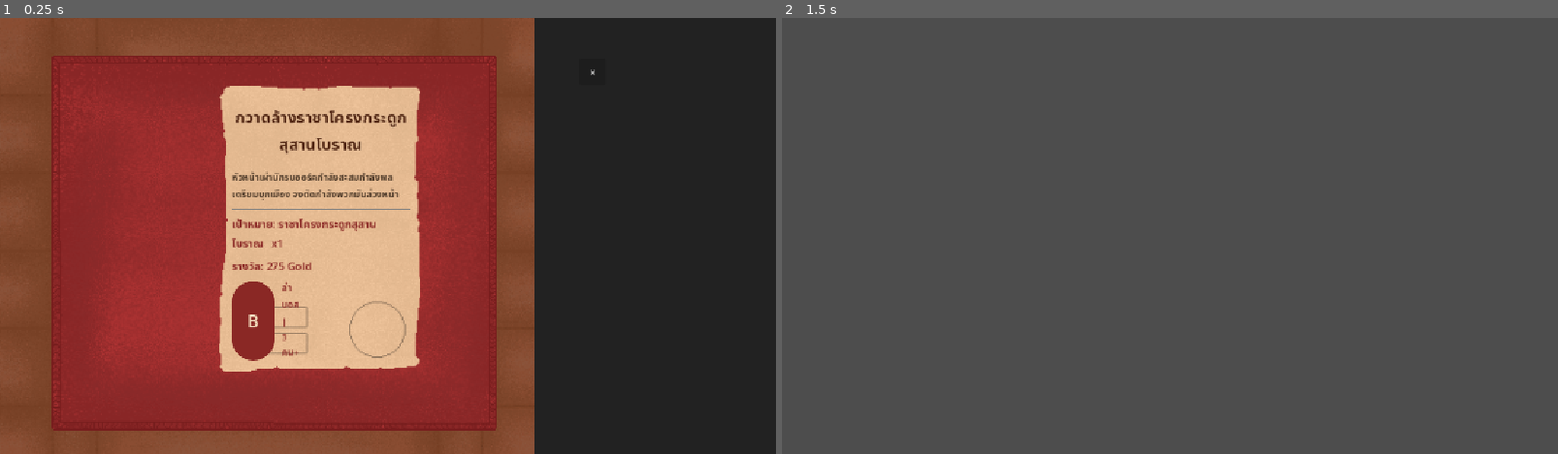
Above: before the commit, frames 1-2 (left to right).
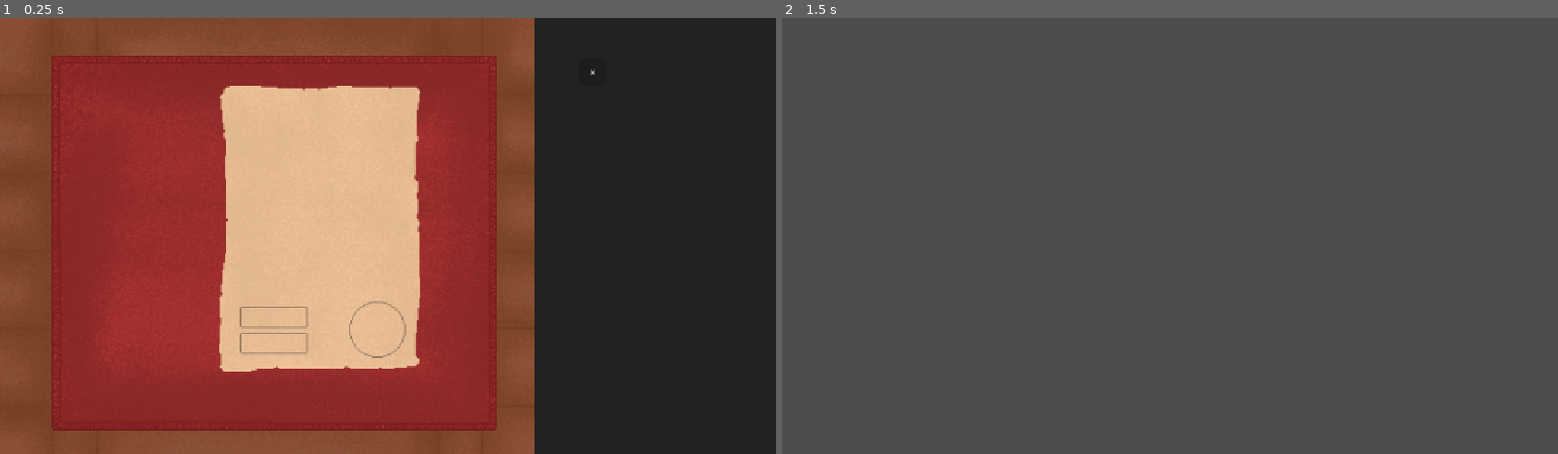
Above: after the commit, the same moments.

Repository: perapol-p/Paper-Quest
Game: Godot game, scene res://quests/quest_inspect.tscn
Two runs of this game, one before a commit and one after it. Both use one fixed random seed, a clock stepped at 60 frames per second and the inputs below. This scene is started directly instead of the project's main scene.
Inputs (mouse positions are in pixels of both pictures, inside the frame that each line leads up to):
- Up to frame 1 (0.25 s): no input
- Up to frame 2 (1.5 s): click "×" at 0.5 s; tap Enter at 1.25 s; move the mouse to (1340, 214) at 1.27 s; tap Z (Approve, bound only after the commit) at 1.35 s; click (1340, 214) at 1.42 s

The runs differ from the first frame. In frame 1, 2.4% of the frame differs, in the area x 29-53%, y 21-79%; in frame 2, nothing differs.

Commit message:
StampManager

Diff:
--- a/paper-quest/main.tscn
+++ b/paper-quest/main.tscn
@@ -4,14 +4,19 @@
 [ext_resource type="PackedScene" uid="uid://d4moy76nup1f7" path="res://obj.tscn" id="2_h2yge"]
 [ext_resource type="PackedScene" uid="uid://c6b1q7v8x2m3n" path="res://quests/quest_board.tscn" id="3_qboard"]
 [ext_resource type="Texture2D" uid="uid://daqlybl4dgqdi" path="res://Assets/Picture/Guild BG/Wall.png" id="4_wallbg"]
-[ext_resource type="PackedScene" path="res://quests/quest_paper_small.tscn" id="5_papersmall"]
+[ext_resource type="PackedScene" uid="uid://c8f2n5uawql4h" path="res://quests/quest_paper_small.tscn" id="5_papersmall"]
 [ext_resource type="Texture2D" uid="uid://caflij2t4ghfg" path="res://Assets/Picture/Table BG/Table.png" id="6_tablebg"]
 [ext_resource type="Texture2D" uid="uid://burheb4vxa5m1" path="res://Assets/Picture/Table BG/Placemat.png" id="7_placemat"]
+[ext_resource type="Script" uid="uid://lmf0xl47tc4m" path="res://stamp_manager.gd" id="8_4c57u"]
+[ext_resource type="Texture2D" uid="uid://b5fucwic6pcws" path="res://Assets/Picture/Items/Stamp/Stamp_A.png" id="8_kek77"]
+[ext_resource type="Texture2D" uid="uid://gqdaonujebi7" path="res://Assets/Picture/Items/Stamp/Stamp_D.png" id="9_4c57u"]
+
+[sub_resource type="RectangleShape2D" id="RectangleShape2D_uj6oh"]
+size = Vector2(106, 33)
 
 [node name="Main" type="Node2D" unique_id=1758480046]
 
-[node name="Background" type="TextureRect" parent="."]
-layout_mode = 1
+[node name="Background" type="TextureRect" parent="." unique_id=1533063679]
 anchors_preset = 15
 anchor_right = 1.0
 anchor_bottom = 1.0
@@ -21,18 +26,19 @@
 texture = ExtResource("4_wallbg")
 expand_mode = 1
 stretch_mode = 6
+metadata/_edit_use_anchors_ = true
 
-[node name="TableArea" type="Control" parent="."]
-layout_mode = 1
-anchors_preset = 15
+[node name="TableArea" type="Control" parent="." unique_id=931389738]
+layout_mode = 3
 anchor_left = 0.5
 anchor_right = 1.0
 anchor_bottom = 1.0
 grow_horizontal = 2
 grow_vertical = 2
 mouse_filter = 2
+metadata/_edit_use_anchors_ = true
 
-[node name="TableBG" type="TextureRect" parent="TableArea"]
+[node name="TableBG" type="TextureRect" parent="TableArea" unique_id=437711169]
 layout_mode = 1
 anchors_preset = 15
 anchor_right = 1.0
@@ -43,8 +49,9 @@
 texture = ExtResource("6_tablebg")
 expand_mode = 1
 stretch_mode = 5
+metadata/_edit_use_anchors_ = true
 
-[node name="Placemat" type="TextureRect" parent="TableArea"]
+[node name="Placemat" type="TextureRect" parent="TableArea" unique_id=1132421251]
 layout_mode = 1
 anchors_preset = 15
 anchor_right = 1.0
@@ -55,6 +62,7 @@
 texture = ExtResource("7_placemat")
 expand_mode = 1
 stretch_mode = 5
+metadata/_edit_use_anchors_ = true
 
 [node name="QuestBoard" parent="." unique_id=443051214 instance=ExtResource("3_qboard")]
 visible = false
@@ -71,5 +79,32 @@
 [node name="Obj3" parent="ObjMananger" unique_id=1260791783 instance=ExtResource("2_h2yge")]
 position = Vector2(136, 253)
 
-[node name="QuestPaperSmall" parent="ObjMananger" instance=ExtResource("5_papersmall")]
+[node name="QuestPaperSmall" parent="ObjMananger" unique_id=562175 instance=ExtResource("5_papersmall")]
 position = Vector2(150, 500)
+
+[node name="StampManager" type="Node2D" parent="ObjMananger" unique_id=821298446]
+script = ExtResource("8_4c57u")
+
+[node name="StampD" type="Node2D" parent="ObjMananger/StampManager" unique_id=1634686490]
+position = Vector2(319, 572)
+
+[node name="Sprite2D" type="Sprite2D" parent="ObjMananger/StampManager/StampD" unique_id=579423958]
+texture = ExtResource("9_4c57u")
+
+[node name="Area2D" type="Area2D" parent="ObjMananger/StampManager/StampD" unique_id=110718149]
+
+[node name="CollisionShape2D" type="CollisionShape2D" parent="ObjMananger/StampManager/StampD/Area2D" unique_id=361818922]
+position = Vector2(0, -0.5)
+shape = SubResource("RectangleShape2D_uj6oh")
+
+[node name="StampA" type="Node2D" parent="ObjMananger/StampManager" unique_id=966396235]
+position = Vector2(316, 507)
+
+[node name="Sprite2D" type="Sprite2D" parent="ObjMananger/StampManager/StampA" unique_id=1452018324]
+texture = ExtResource("8_kek77")
+
+[node name="Area2D" type="Area2D" parent="ObjMananger/StampManager/StampA" unique_id=936663510]
+
+[node name="CollisionShape2D" type="CollisionShape2D" parent="ObjMananger/StampManager/StampA/Area2D" unique_id=60755954]
+position = Vector2(0, -0.5)
+shape = SubResource("RectangleShape2D_uj6oh")
--- /dev/null
+++ b/paper-quest/paper_anchor.gd
@@ -0,0 +1,18 @@
+@tool
+extends Node2D
+
+@export_node_path("Control") var paper_path: NodePath
+@export_node_path("Area2D") var hitbox_path: NodePath
+
+
+func _process(_delta: float) -> void:
+	if paper_path.is_empty() or hitbox_path.is_empty():
+		return
+
+	var paper := get_node_or_null(paper_path) as Control
+	var hitbox := get_node_or_null(hitbox_path) as Area2D
+
+	if paper == null or hitbox == null:
+		return
+
+	hitbox.global_position = paper.global_position
--- a/paper-quest/project.godot
+++ b/paper-quest/project.godot
@@ -24,6 +24,19 @@
 window/stretch/mode="canvas_items"
 window/stretch/aspect="expand"
 
+[input]
+
+Approve={
+"deadzone": 0.2,
+"events": [Object(InputEventKey,"resource_local_to_scene":false,"resource_name":"","device":-1,"window_id":0,"alt_pressed":false,"shift_pressed":false,"ctrl_pressed":false,"meta_pressed":false,"pressed":false,"keycode":0,"physical_keycode":90,"key_label":0,"unicode":122,"location":0,"echo":false,"script":null)
+]
+}
+Decline={
+"deadzone": 0.2,
+"events": [Object(InputEventKey,"resource_local_to_scene":false,"resource_name":"","device":-1,"window_id":0,"alt_pressed":false,"shift_pressed":false,"ctrl_pressed":false,"meta_pressed":false,"pressed":false,"keycode":0,"physical_keycode":88,"key_label":0,"unicode":120,"location":0,"echo":false,"script":null)
+]
+}
+
 [physics]
 
 3d/physics_engine="Jolt Physics"
--- a/paper-quest/quests/quest_inspect.gd
+++ b/paper-quest/quests/quest_inspect.gd
@@ -11,6 +11,7 @@
 
 var quest_data: QuestData
 
+
 @onready var title_label: Label = $Center/Panel/PaperInfo/Content/VBox/TitleLabel
 @onready var desc_label: Label = $Center/Panel/PaperInfo/Content/VBox/DescLabel
 @onready var target_label: Label = $Center/Panel/PaperInfo/Content/VBox/TargetLabel
@@ -19,6 +20,7 @@
 @onready var rank_text_label: Label = $Center/Panel/PaperInfo/Content/VBox/RankRow/RankTextLabel
 @onready var close_button: Button = $Center/Panel/CloseButton
 @onready var dim: ColorRect = $Dim
+
 
 
 func _ready() -> void:
--- a/paper-quest/quests/quest_inspect.tscn
+++ b/paper-quest/quests/quest_inspect.tscn
@@ -78,7 +78,6 @@
 stretch_mode = 6
 
 [node name="PaperInfo" type="Control" parent="Center/Panel" unique_id=63595030]
-script = ExtResource("5_paperinfo")
 layout_mode = 1
 anchors_preset = 15
 anchor_right = 1.0
@@ -89,7 +88,8 @@
 offset_bottom = -68.45093
 grow_horizontal = 2
 grow_vertical = 2
-mouse_filter = 0
+mouse_filter = 2
+script = ExtResource("5_paperinfo")
 
 [node name="Paper" type="TextureRect" parent="Center/Panel/PaperInfo" unique_id=63595031]
 layout_mode = 1
@@ -103,6 +103,7 @@
 stretch_mode = 6
 
 [node name="Content" type="MarginContainer" parent="Center/Panel/PaperInfo" unique_id=986335782]
+visible = false
 layout_mode = 1
 anchors_preset = -1
 anchor_left = 0.0448
--- a/paper-quest/quests/quest_paper_small.gd
+++ b/paper-quest/quests/quest_paper_small.gd
@@ -29,6 +29,8 @@
 var small_shape := RectangleShape2D.new()
 var expanded_shape := RectangleShape2D.new()
 
+var stamps: Array[Sprite2D] = []
+
 @onready var sprite: Sprite2D = $Sprite2D
 @onready var area: Area2D = $Area2D
 @onready var collision_shape: CollisionShape2D = $Area2D/CollisionShape2D
@@ -43,6 +45,7 @@
 func _ready() -> void:
 	screen_size = get_viewport_rect().size
 	home_position = position
+
 
 	if quest_data == null:
 		quest_data = QuestDatabase.generate_random_quest()
@@ -96,6 +99,9 @@
 	collision_shape.shape = small_shape
 	info_panel.visible = false
 
+	for stamp in stamps:
+		stamp.visible = false
+
 
 func _apply_expanded_visual() -> void:
 	sprite.texture = PaperBigTexture
@@ -103,10 +109,15 @@
 	collision_shape.shape = expanded_shape
 	info_panel.visible = true
 
+	for stamp in stamps:
+		stamp.visible = true
+
 	var half_size: Vector2 = PaperBigTexture.get_size() * expanded_scale * 0.5
 	var margin: float = expanded_content_margin
+
 	info_panel.position = -half_size + Vector2(margin, margin)
 	info_panel.size = half_size * 2.0 - Vector2(margin, margin) * 2.0
+
 
 
 func _refresh_labels() -> void:
@@ -117,3 +128,8 @@
 	target_label.text = "เป้าหมาย: %s   x%d" % [quest_data.target_name, quest_data.target_count]
 	reward_label.text = "รางวัล: %d Gold" % quest_data.reward_gold
 	rank_label.text = "Rank %s | %s | %s" % [quest_data.quest_rank, quest_data.category_text, quest_data.rank_text]
+
+
+#Stamp
+func add_stamp(stamp: Sprite2D) -> void:
+	stamps.append(stamp)
--- a/paper-quest/quests/quest_paper_small.tscn
+++ b/paper-quest/quests/quest_paper_small.tscn
@@ -1,28 +1,44 @@
-[gd_scene format=3 uid="uid://c8f2n5t9wql4h"]
+[gd_scene format=3 uid="uid://c8f2n5uawql4h"]
 
 [ext_resource type="Texture2D" uid="uid://dijp5g71wlko" path="res://Assets/Picture/Items/Small/Paper_Small.png" id="1_papersmall"]
-[ext_resource type="Script" path="res://quests/quest_paper_small.gd" id="2_paperscript"]
+[ext_resource type="Script" uid="uid://bcybanrjstg21" path="res://quests/quest_paper_small.gd" id="2_paperscript"]
 
 [sub_resource type="RectangleShape2D" id="RectangleShape2D_papersmall"]
 size = Vector2(178, 48)
 
-[node name="QuestPaperSmall" type="Node2D"]
+[sub_resource type="RectangleShape2D" id="RectangleShape2D_uj6oh"]
+size = Vector2(56, 29)
+
+[node name="QuestPaperSmall" type="Node2D" unique_id=1659032309]
 script = ExtResource("2_paperscript")
 
-[node name="Sprite2D" type="Sprite2D" parent="."]
+[node name="Sprite2D" type="Sprite2D" parent="." unique_id=762460439]
 scale = Vector2(2.5, 2.5)
 texture = ExtResource("1_papersmall")
 
-[node name="Area2D" type="Area2D" parent="."]
+[node name="Area2D" type="Area2D" parent="." unique_id=1840135422]
 
-[node name="CollisionShape2D" type="CollisionShape2D" parent="Area2D"]
+[node name="CollisionShape2D" type="CollisionShape2D" parent="Area2D" unique_id=491605689]
 shape = SubResource("RectangleShape2D_papersmall")
 
-[node name="InfoPanel" type="Control" parent="."]
+[node name="StampHitBox" type="Area2D" parent="." unique_id=776073958]
+position = Vector2(-58, 113)
+
+[node name="CollisionShape2D2" type="CollisionShape2D" parent="StampHitBox" unique_id=1635660675]
+position = Vector2(-15, -0.5)
+shape = SubResource("RectangleShape2D_uj6oh")
+
+[node name="CollisionShape2D3" type="CollisionShape2D" parent="StampHitBox" unique_id=1415126511]
+position = Vector2(-1, 34)
+shape = SubResource("RectangleShape2D_uj6oh")
+
+[node name="InfoPanel" type="Control" parent="." unique_id=863955328]
 visible = false
+layout_mode = 3
+anchors_preset = 0
 mouse_filter = 2
 
-[node name="Content" type="MarginContainer" parent="InfoPanel"]
+[node name="Content" type="MarginContainer" parent="InfoPanel" unique_id=518250557]
 layout_mode = 1
 anchors_preset = 15
 anchor_right = 1.0
@@ -35,12 +51,12 @@
 theme_override_constants/margin_right = 6
 theme_override_constants/margin_bottom = 6
 
-[node name="VBox" type="VBoxContainer" parent="InfoPanel/Content"]
+[node name="VBox" type="VBoxContainer" parent="InfoPanel/Content" unique_id=1027561412]
 layout_mode = 2
 mouse_filter = 2
 theme_override_constants/separation = 6
 
-[node name="TitleLabel" type="Label" parent="InfoPanel/Content/VBox"]
+[node name="TitleLabel" type="Label" parent="InfoPanel/Content/VBox" unique_id=1312651477]
 layout_mode = 2
 theme_override_colors/font_color = Color(0.302, 0.129, 0.055, 1)
 theme_override_colors/font_outline_color = Color(0.99, 0.93, 0.8, 0.6)
@@ -50,35 +66,35 @@
 horizontal_alignment = 1
 autowrap_mode = 2
 
-[node name="HSeparator1" type="HSeparator" parent="InfoPanel/Content/VBox"]
+[node name="HSeparator1" type="HSeparator" parent="InfoPanel/Content/VBox" unique_id=267722831]
 layout_mode = 2
 mouse_filter = 2
 
-[node name="DescLabel" type="Label" parent="InfoPanel/Content/VBox"]
+[node name="DescLabel" type="Label" parent="InfoPanel/Content/VBox" unique_id=1267403112]
 layout_mode = 2
 theme_override_colors/font_color = Color(0.298, 0.22, 0.153, 1)
 theme_override_font_sizes/font_size = 11
 text = "รายละเอียดเควส"
 autowrap_mode = 3
 
-[node name="HSeparator2" type="HSeparator" parent="InfoPanel/Content/VBox"]
+[node name="HSeparator2" type="HSeparator" parent="InfoPanel/Content/VBox" unique_id=854064106]
 layout_mode = 2
 mouse_filter = 2
 
-[node name="TargetLabel" type="Label" parent="InfoPanel/Content/VBox"]
+[node name="TargetLabel" type="Label" parent="InfoPanel/Content/VBox" unique_id=908939808]
 layout_mode = 2
 theme_override_colors/font_color = Color(0.541, 0.157, 0.145, 1)
 theme_override_font_sizes/font_size = 12
 text = "เป้าหมาย: - x0"
 autowrap_mode = 2
 
-[node name="RewardLabel" type="Label" parent="InfoPanel/Content/VBox"]
+[node name="RewardLabel" type="Label" parent="InfoPanel/Content/VBox" unique_id=1157715749]
 layout_mode = 2
 theme_override_colors/font_color = Color(0.541, 0.157, 0.145, 1)
 theme_override_font_sizes/font_size = 12
 text = "รางวัล: 0 Gold"
 
-[node name="RankLabel" type="Label" parent="InfoPanel/Content/VBox"]
+[node name="RankLabel" type="Label" parent="InfoPanel/Content/VBox" unique_id=229053254]
 layout_mode = 2
 theme_override_colors/font_color = Color(0.541, 0.157, 0.145, 1)
 theme_override_font_sizes/font_size = 11
--- /dev/null
+++ b/paper-quest/quests/stamp_hit_box.tscn
@@ -0,0 +1,15 @@
+[gd_scene format=3 uid="uid://cbi6pyg7vk88a"]
+
+[sub_resource type="RectangleShape2D" id="RectangleShape2D_5mibj"]
+size = Vector2(98, 29)
+
+[node name="StampHitBox" type="Area2D" unique_id=950736928]
+position = Vector2(35, -2)
+
+[node name="CollisionShape2D" type="CollisionShape2D" parent="." unique_id=2042907200]
+position = Vector2(0, -1)
+shape = SubResource("RectangleShape2D_5mibj")
+
+[node name="CollisionShape2D2" type="CollisionShape2D" parent="." unique_id=1154978082]
+position = Vector2(0, 38)
+shape = SubResource("RectangleShape2D_5mibj")
--- /dev/null
+++ b/paper-quest/stamp.gd
@@ -0,0 +1,19 @@
+extends Node2D
+
+func _ready() -> void:
+
+	$"../QuestInspect/Center/Panel/Paper/StampHitBox".mouse_entered.connect(OnMouseStamp)
+
+func OnMouseStamp() -> void:
+	print("Mouse Entered")
+
+func _input(event: InputEvent) -> void:
+	if Input.is_action_just_pressed("rightClick"):
+		print("right")
+		spawnStamp()
+
+func spawnStamp() -> void:
+	var stamp := Sprite2D.new()
+	stamp.texture = preload("res://Assets/Picture/Items/Stamp/Denied.png")
+	add_child(stamp)
+	stamp.global_position = get_global_mouse_position()
--- /dev/null
+++ b/paper-quest/stamp.tscn
@@ -0,0 +1,10 @@
+[gd_scene format=3 uid="uid://24mdm6iyhrpd"]
+
+[ext_resource type="Texture2D" uid="uid://b5fucwic6pcws" path="res://Assets/Picture/Items/Stamp/Stamp_A.png" id="1_nk6vt"]
+
+[node name="stamp" type="Node2D" unique_id=757836547]
+
+[node name="StampA" type="Sprite2D" parent="." unique_id=1949971732]
+position = Vector2(182, 114.5)
+scale = Vector2(1.0555556, 0.7352943)
+texture = ExtResource("1_nk6vt")
--- /dev/null
+++ b/paper-quest/stamp_a.gd
@@ -0,0 +1,14 @@
+extends Node2D
+
+
+# Called when the node enters the scene tree for the first time.
+func _ready() -> void:
+	pass # Replace with function body.
+
+
+# Called every frame. 'delta' is the elapsed time since the previous frame.
+func _process(delta: float) -> void:
+	pass
+
+func check_hitbox() -> void:
+	var hitbox = getNode
--- /dev/null
+++ b/paper-quest/stamp_code.gd
@@ -0,0 +1,18 @@
+extends Node2D
+
+func _ready() -> void:
+	$StampHitBox.mouse_entered.connect(OnMouseStamp)
+
+func OnMouseStamp() -> void:
+	print("Mouse Entered")
+
+func _input(event: InputEvent) -> void:
+	if Input.is_action_just_pressed("Approve"):
+		print("Z")
+		spawnStamp()
+
+func spawnStamp() -> void:
+	var stamp := Sprite2D.new()
+	stamp.texture = preload("res://Assets/Picture/Items/Stamp/Stamp_A.png")
+	add_child(stamp)
+	stamp.global_position = get_global_mouse_position()
--- /dev/null
+++ b/paper-quest/stamp_manager.gd
@@ -0,0 +1,201 @@
+extends Node2D
+
+
+# =========================
+# Stamp ที่ผู้เล่นลาก
+# =========================
+
+@onready var stamp_a: Node2D = $StampA
+@onready var stamp_d: Node2D = $StampD
+
+@onready var stamp_a_area: Area2D = $StampA/Area2D
+@onready var stamp_d_area: Area2D = $StampD/Area2D
+
+
+
+# =========================
+# จุดที่ต้องวางตรา
+# =========================
+
+@onready var stamp_hitbox: Area2D = $"../QuestPaperSmall/StampHitBox"
+
+
+# =========================
+# ตัวแปร
+# =========================
+
+var selected_stamp: Node2D = null
+var dragging := false
+var stamp_in_position := false
+
+var original_position_a: Vector2
+var original_position_d: Vector2
+
+
+func _ready() -> void:
+
+	# จำตำแหน่งเดิม
+	original_position_a = stamp_a.global_position
+	original_position_d = stamp_d.global_position
+
+	# รับการคลิกของ StampA / StampD
+	stamp_a_area.input_event.connect(_on_stamp_a_input)
+	stamp_d_area.input_event.connect(_on_stamp_d_input)
+	print($"../QuestPaperSmall/StampHitBox")
+
+# =========================================================
+# Stamp A
+# =========================================================
+
+func _on_stamp_a_input(
+	_viewport: Node,
+	event: InputEvent,
+	_shape_idx: int
+) -> void:
+
+	if event is InputEventMouseButton:
+
+		if event.button_index == MOUSE_BUTTON_RIGHT:
+
+			if event.pressed:
+
+				selected_stamp = stamp_a
+				dragging = true
+
+				print("เริ่มลาก Approve")
+
+
+			else:
+
+				dragging = false
+
+				check_stamp_position()
+
+
+# =========================================================
+# Stamp D
+# =========================================================
+
+func _on_stamp_d_input(
+	_viewport: Node,
+	event: InputEvent,
+	_shape_idx: int
+) -> void:
+
+	if event is InputEventMouseButton:
+
+		if event.button_index == MOUSE_BUTTON_RIGHT:
+
+			if event.pressed:
+
+				selected_stamp = stamp_d
+				dragging = true
+
+				print("เริ่มลาก Denied")
+
+
+			else:
+
+				dragging = false
+
+				check_stamp_position()
+
+
+# =========================================================
+# ลาก Stamp ตามเมาส์
+# =========================================================
+
+func _process(_delta: float) -> void:
+
+	if dragging and selected_stamp != null:
+
+		selected_stamp.global_position = get_global_mouse_position()
+
+
+# =========================================================
+# ตรวจว่า Stamp อยู่ตรง HitBox หรือไม่
+# =========================================================
+
+func check_stamp_position() -> void:
+	if selected_stamp == null:
+		return
+
+	var stamp_area: Area2D
+
+	if selected_stamp == stamp_a:
+		stamp_area = stamp_a_area
+
+	elif selected_stamp == stamp_d:
+		stamp_area = stamp_d_area
+
+	else:
+		return
+
+	if stamp_area.overlaps_area(stamp_hitbox):
+
+		stamp_in_position = true
+
+		print("วางตราตรง HitBox แล้ว")
+
+		if selected_stamp == stamp_a:
+			spawn_approve_stamp()
+
+		elif selected_stamp == stamp_d:
+			spawn_denied_stamp()
+
+	else:
+
+		stamp_in_position = false
+
+		print("วางตราไม่ตรง HitBox")
+
+		if selected_stamp == stamp_a:
+			stamp_a.global_position = original_position_a
+
+		elif selected_stamp == stamp_d:
+			stamp_d.global_position = original_position_d
+
+
+
+# =========================================================
+# Spawn รอยตรา APPROVE ลงกระดาษ
+# =========================================================
+
+func spawn_approve_stamp() -> void:
+	var stamp := Sprite2D.new()
+
+	stamp.texture = preload(
+		"res://Assets/Picture/Items/Stamp/Approve.png"
+	)
+
+	var paper := $"../QuestPaperSmall"
+
+	paper.add_child(stamp)
+
+	stamp.global_position = stamp_a.global_position
+
+	paper.add_stamp(stamp)
+
+	print("Spawn Approve Stamp")
+
+
+# =========================================================
+# Spawn รอยตรา DENIED ลงกระดาษ
+# =========================================================
+
+func spawn_denied_stamp() -> void:
+	var stamp := Sprite2D.new()
+
+	stamp.texture = preload(
+		"res://Assets/Picture/Items/Stamp/Denied.png"
+	)
+
+	var paper := $"../QuestPaperSmall"
+
+	paper.add_child(stamp)
+
+	stamp.global_position = stamp_d.global_position
+
+	paper.add_stamp(stamp)
+
+	print("Spawn Denied Stamp")
Binary file added: paper-quest/Stamp_AD.aseprite
Not shown, added: paper-quest/paper_anchor.gd.uid
Not shown, added: paper-quest/quests/paper_info.gd.uid
Not shown: 1 places in paper-quest/quests/quest_inspect.tscn that only renumber resources
Not shown, added: paper-quest/quests/quest_paper_small.gd.uid
Not shown, added: paper-quest/stamp.gd.uid
Not shown, added: paper-quest/stamp_a.gd.uid
Not shown, added: paper-quest/stamp_code.gd.uid
Not shown, added: paper-quest/stamp_manager.gd.uid
